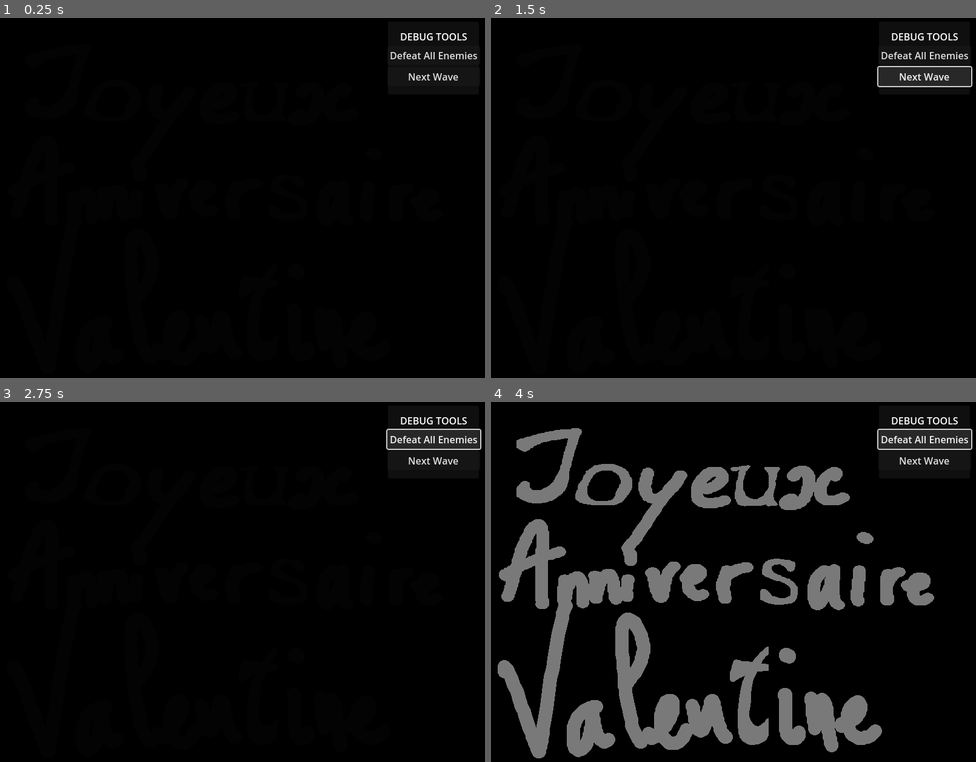
Above: before the commit, frames 1-4 (two rows, left to right).
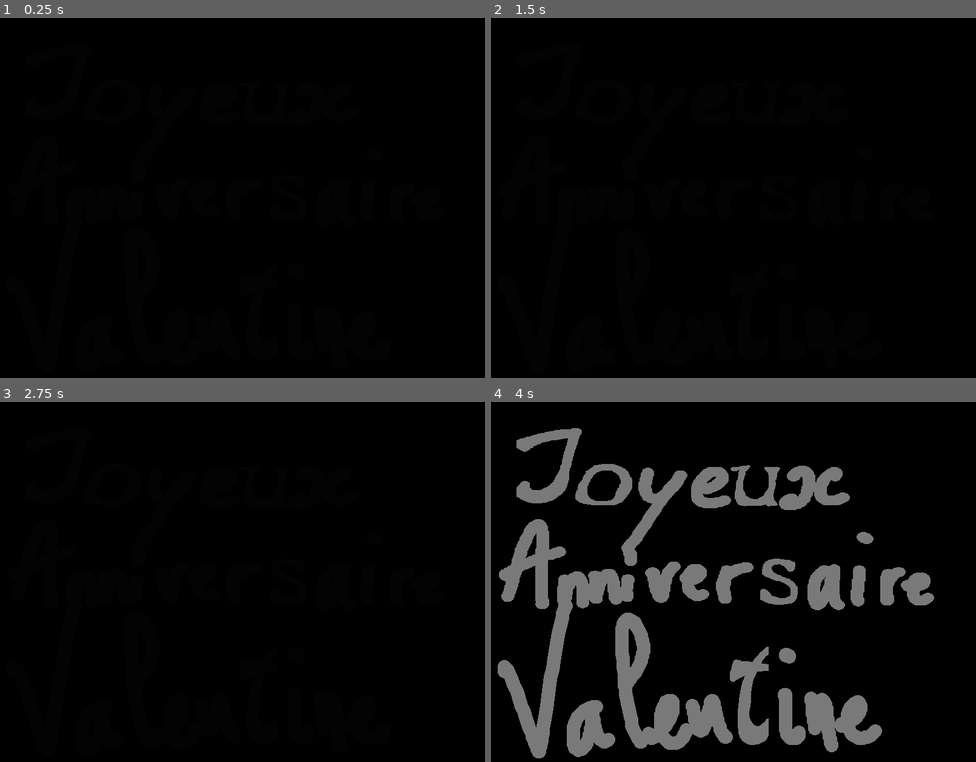
Above: after the commit, the same moments.

Repository: Tartelati/Jousting
Game: Godot game, scene res://scenes/ui/opening_cinematic.tscn
Same seed, same stepped clock (60 frames per second), same inputs: the game is played once before the commit and once after it. Sound files missing from this copy of the repository are replaced by a short silence.
Inputs (mouse positions are in pixels of both pictures, inside the frame that each line leads up to):
- Up to frame 1 (0.25 s): no input
- Up to frame 2 (1.5 s): click (922, 75) at 0.5 s, where only the run before the commit has a clickable "Next Wave"; click (922, 75) at 1.25 s, where only the run before the commit has a clickable "Next Wave"
- Up to frame 3 (2.75 s): click (431, 438) at 2 s, where only the run before the commit has a clickable "Defeat All Enemies"
- Up to frame 4 (4 s): tap Enter (start_game) at 2.75, 2.85, 3.6 s; hold Right (move_right) from 2.78 s (still down); tap Space (flap) at 3.02, 3.32, 3.77 s

The runs differ from the first frame. In frame 1, 0.5% of the frame differs, in the area x 80-99%, y 4-18%; in frame 2, 1.5%, in the area x 79-100%, y 4-20%; in frame 3, 1.4%; in frame 4, 1.4%.

Commit message:
demo showcase

Diff:
--- a/scenes/debug/debug_overlay.tscn
+++ b/scenes/debug/debug_overlay.tscn
@@ -4,9 +4,11 @@
 
 [node name="DebugOverlay" type="CanvasLayer"]
 layer = 100
+visible = false
 script = ExtResource("1_debug")
 
 [node name="DebugPanel" type="Panel" parent="."]
+visible = false
 anchors_preset = 1
 anchor_left = 1.0
 anchor_right = 1.0
--- /dev/null
+++ b/scenes/demo_showcase.gd
@@ -0,0 +1,14 @@
+extends Control
+
+signal quit
+
+func _ready():
+	# Connect button signals
+	$AnimationPlayer/QuitButton.connect("pressed", _on_quit_pressed)
+
+func _on_quit_pressed():
+	emit_signal("quit")
+
+
+func _on_quit_button_pressed() -> void:
+	pass # Replace with function body.
--- a/scenes/entities/demo_showcase.tscn
+++ b/scenes/demo_showcase.tscn
@@ -1,8 +1,49 @@
-[gd_scene load_steps=7 format=3 uid="uid://dwrviakaq2pkj"]
+[gd_scene load_steps=8 format=3 uid="uid://dwrviakaq2pkj"]
 
+[ext_resource type="Script" uid="uid://dphul6ur08ukp" path="res://scenes/demo_showcase.gd" id="1_o4oio"]
 [ext_resource type="Texture2D" uid="uid://brr2xp2sgnc5i" path="res://assets/sprites/alpha-v1.png" id="1_xfyp3"]
 [ext_resource type="Texture2D" uid="uid://c18ukrhdfwdy4" path="res://assets/sprites/alpha-eggs-v1.png" id="2_7e47y"]
 [ext_resource type="Texture2D" uid="uid://brpuidrirwit8" path="res://assets/sprites/alpha_v2.png" id="3_0u6c0"]
+
+[sub_resource type="Animation" id="Animation_ymoyc"]
+length = 15.0
+loop_mode = 1
+tracks/0/type = "value"
+tracks/0/imported = false
+tracks/0/enabled = true
+tracks/0/path = NodePath("AnimationPlayer/TextureRect2:visible")
+tracks/0/interp = 1
+tracks/0/loop_wrap = true
+tracks/0/keys = {
+"times": PackedFloat32Array(0, 5, 10),
+"transitions": PackedFloat32Array(1, 1, 1),
+"update": 1,
+"values": [false, true, false]
+}
+tracks/1/type = "value"
+tracks/1/imported = false
+tracks/1/enabled = true
+tracks/1/path = NodePath("AnimationPlayer/TextureRect:visible")
+tracks/1/interp = 1
+tracks/1/loop_wrap = true
+tracks/1/keys = {
+"times": PackedFloat32Array(0, 5, 10),
+"transitions": PackedFloat32Array(1, 1, 1),
+"update": 1,
+"values": [true, false, false]
+}
+tracks/2/type = "value"
+tracks/2/imported = false
+tracks/2/enabled = true
+tracks/2/path = NodePath("AnimationPlayer/TextureRect3:visible")
+tracks/2/interp = 1
+tracks/2/loop_wrap = true
+tracks/2/keys = {
+"times": PackedFloat32Array(0, 9.96667, 15),
+"transitions": PackedFloat32Array(1, 1, 1),
+"update": 1,
+"values": [false, true, false]
+}
 
 [sub_resource type="Animation" id="Animation_q6el8"]
 resource_name = "demo_showcase_animation"
@@ -45,58 +86,16 @@
 "values": [false, true, false]
 }
 
-[sub_resource type="Animation" id="Animation_ymoyc"]
-length = 0.001
-tracks/0/type = "value"
-tracks/0/imported = false
-tracks/0/enabled = true
-tracks/0/path = NodePath("AnimationPlayer/TextureRect2:visible")
-tracks/0/interp = 1
-tracks/0/loop_wrap = true
-tracks/0/keys = {
-"times": PackedFloat32Array(0),
-"transitions": PackedFloat32Array(1),
-"update": 1,
-"values": [true]
-}
-tracks/1/type = "value"
-tracks/1/imported = false
-tracks/1/enabled = true
-tracks/1/path = NodePath("AnimationPlayer/TextureRect:visible")
-tracks/1/interp = 1
-tracks/1/loop_wrap = true
-tracks/1/keys = {
-"times": PackedFloat32Array(0),
-"transitions": PackedFloat32Array(1),
-"update": 1,
-"values": [true]
-}
-tracks/2/type = "value"
-tracks/2/imported = false
-tracks/2/enabled = true
-tracks/2/path = NodePath("AnimationPlayer/TextureRect3:visible")
-tracks/2/interp = 1
-tracks/2/loop_wrap = true
-tracks/2/keys = {
-"times": PackedFloat32Array(0),
-"transitions": PackedFloat32Array(1),
-"update": 1,
-"values": [true]
-}
-
 [sub_resource type="AnimationLibrary" id="AnimationLibrary_pi6ym"]
 _data = {
 &"RESET": SubResource("Animation_ymoyc"),
 &"demo_showcase_animation": SubResource("Animation_q6el8")
 }
 
-[node name="DemoShowcase" type="Node2D"]
-
-[node name="Control" type="Control" parent="."]
+[node name="DemoShowcase" type="Control"]
 layout_mode = 3
 anchors_preset = 0
-offset_right = 40.0
-offset_bottom = 40.0
+script = ExtResource("1_o4oio")
 
 [node name="AnimationPlayer" type="AnimationPlayer" parent="."]
 libraries = {
@@ -112,6 +111,7 @@
 texture = ExtResource("1_xfyp3")
 
 [node name="TextureRect2" type="TextureRect" parent="AnimationPlayer"]
+visible = false
 anchors_preset = 15
 anchor_right = 1.0
 anchor_bottom = 1.0
@@ -120,9 +120,24 @@
 texture = ExtResource("2_7e47y")
 
 [node name="TextureRect3" type="TextureRect" parent="AnimationPlayer"]
+visible = false
 anchors_preset = 15
 anchor_right = 1.0
 anchor_bottom = 1.0
 grow_horizontal = 2
 grow_vertical = 2
 texture = ExtResource("3_0u6c0")
+
+[node name="QuitButton" type="Button" parent="AnimationPlayer"]
+anchors_preset = 7
+anchor_left = 0.5
+anchor_top = 1.0
+anchor_right = 0.5
+anchor_bottom = 1.0
+offset_left = -21.0
+offset_top = -43.0
+offset_right = 21.0
+offset_bottom = -12.0
+grow_horizontal = 2
+grow_vertical = 0
+text = "Quit"
--- a/scripts/managers/game_manager.gd
+++ b/scripts/managers/game_manager.gd
@@ -6,7 +6,9 @@
 var current_level = null
 var main_menu_scene = preload("res://scenes/ui/main_menu.tscn")
 var game_over_scene = preload("res://scenes/ui/game_over.tscn")
-var main_game_scene = preload("res://scenes/main_game.tscn") # Added
+# For the Demo_Showcase it will only load the preview animation
+var main_game_scene = preload("res://scenes/demo_showcase.tscn")
+#var main_game_scene = preload("res://scenes/main_game.tscn") # Commented for demo
 var level_scene = preload("res://scenes/levels/level_base.tscn")
 var hud_scene = preload("res://scenes/ui/hud.tscn")
 var debug_overlay_scene = preload("res://scenes/debug/debug_overlay.tscn")
Not shown, added: scenes/demo_showcase.gd.uid
